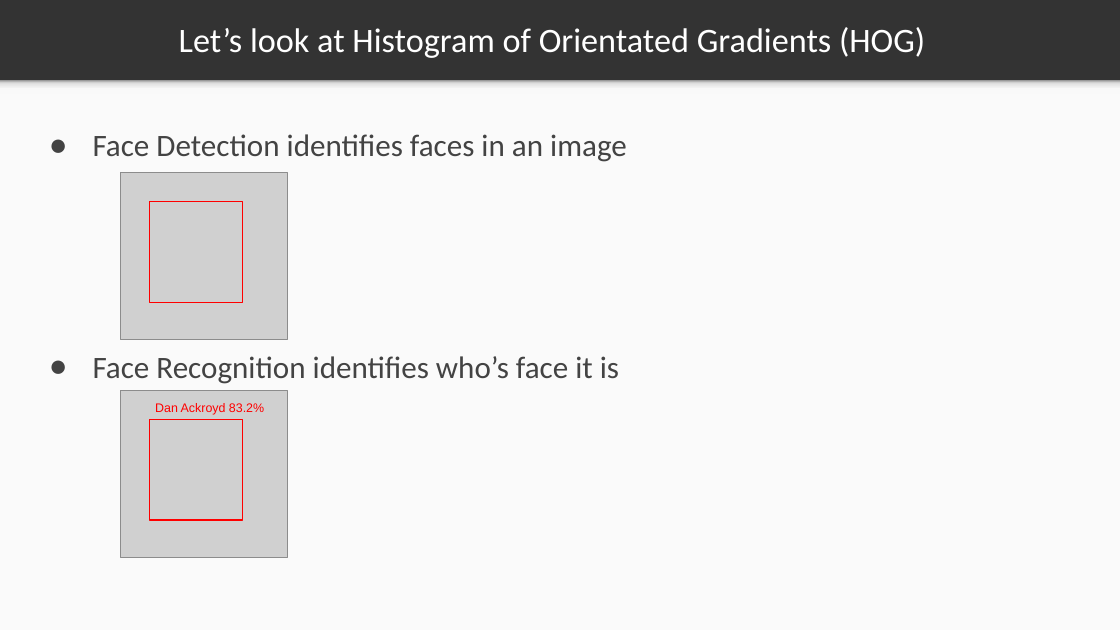
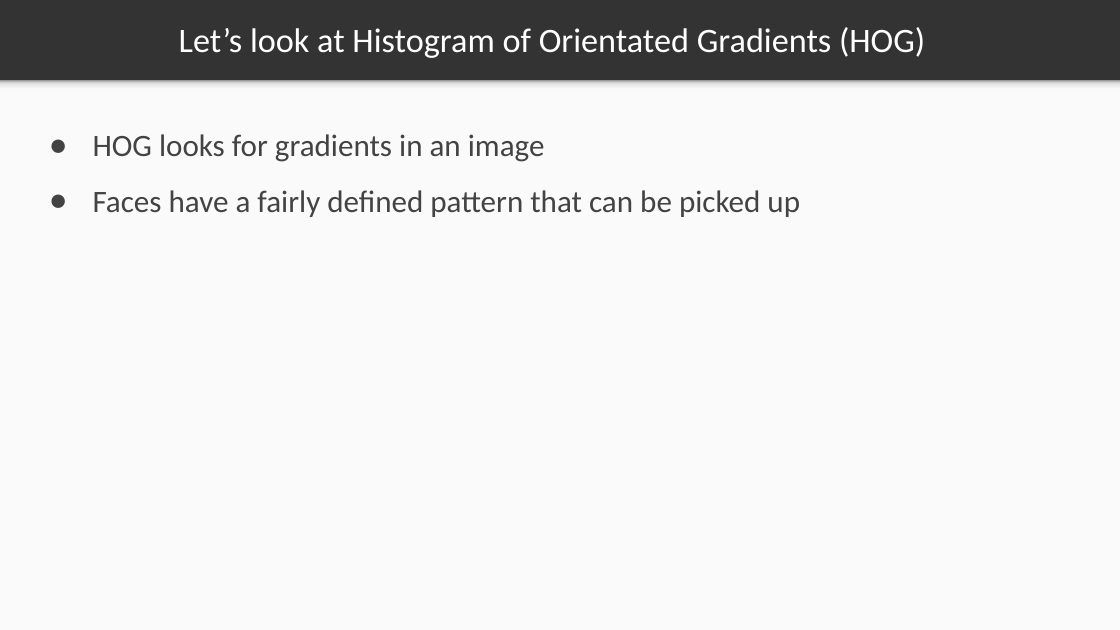
Before and after one commit to markstrefford/1.-Learning-Python-AI-by-Example, a slide deck: slide 7 of 2. Recognising Faces/Slides/2.1.pptx. Drawn at 1120x630 pixels with LibreOffice and Linux fonts; fonts in the diff are those of the drawing; grey boxes stand for pictures. Boxes give left, top, right and bottom in pixels: in the first picture for what was removed or moved away, otherwise in the second. Text is boxed around its words. In the diff, an @@ line names an element or a change of style, - is before the commit and + after.

```diff
--- a/2. Recognising Faces/Slides/2.1.pptx
+++ b/2. Recognising Faces/Slides/2.1.pptx
@@ text at [93, 134, 800, 217]: text changed @@
-● Face Detection identifies faces in an image
-● Face Recognition identifies who’s face it is
+● HOG looks for gradients in an image
+● Faces have a fairly defined pattern that can be picked up
@@ picture removed at [120, 172, 287, 339] @@
@@ rectangle removed at [150, 202, 242, 302] @@
@@ picture removed at [120, 390, 287, 557] @@
@@ rectangle removed at [150, 419, 242, 520] @@
@@ text removed at [155, 403, 264, 415] @@
-Dan Ackroyd 83.2%
```
Also in this commit, not shown: 2 other slides changed, 1 other file.
